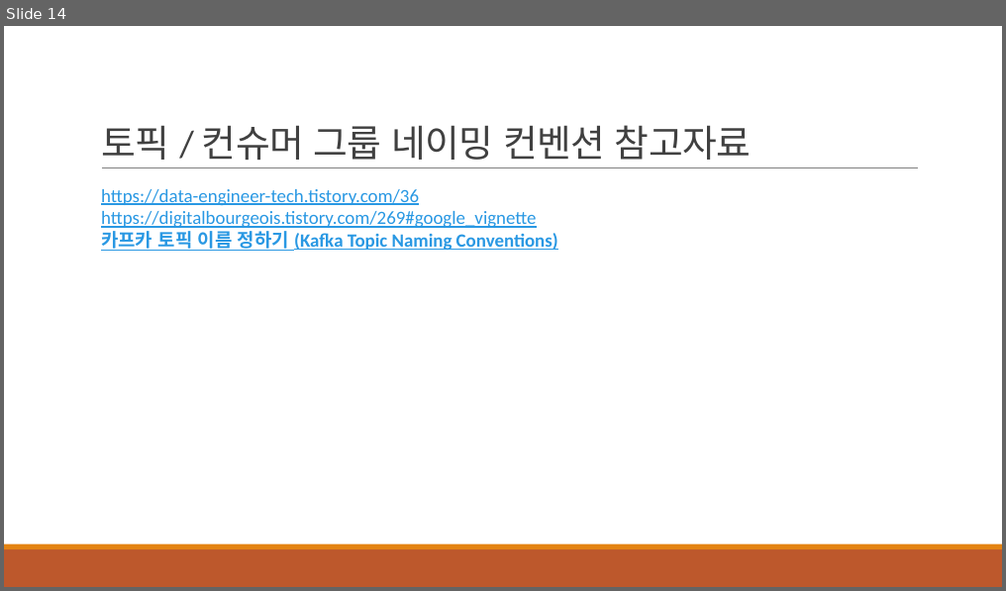
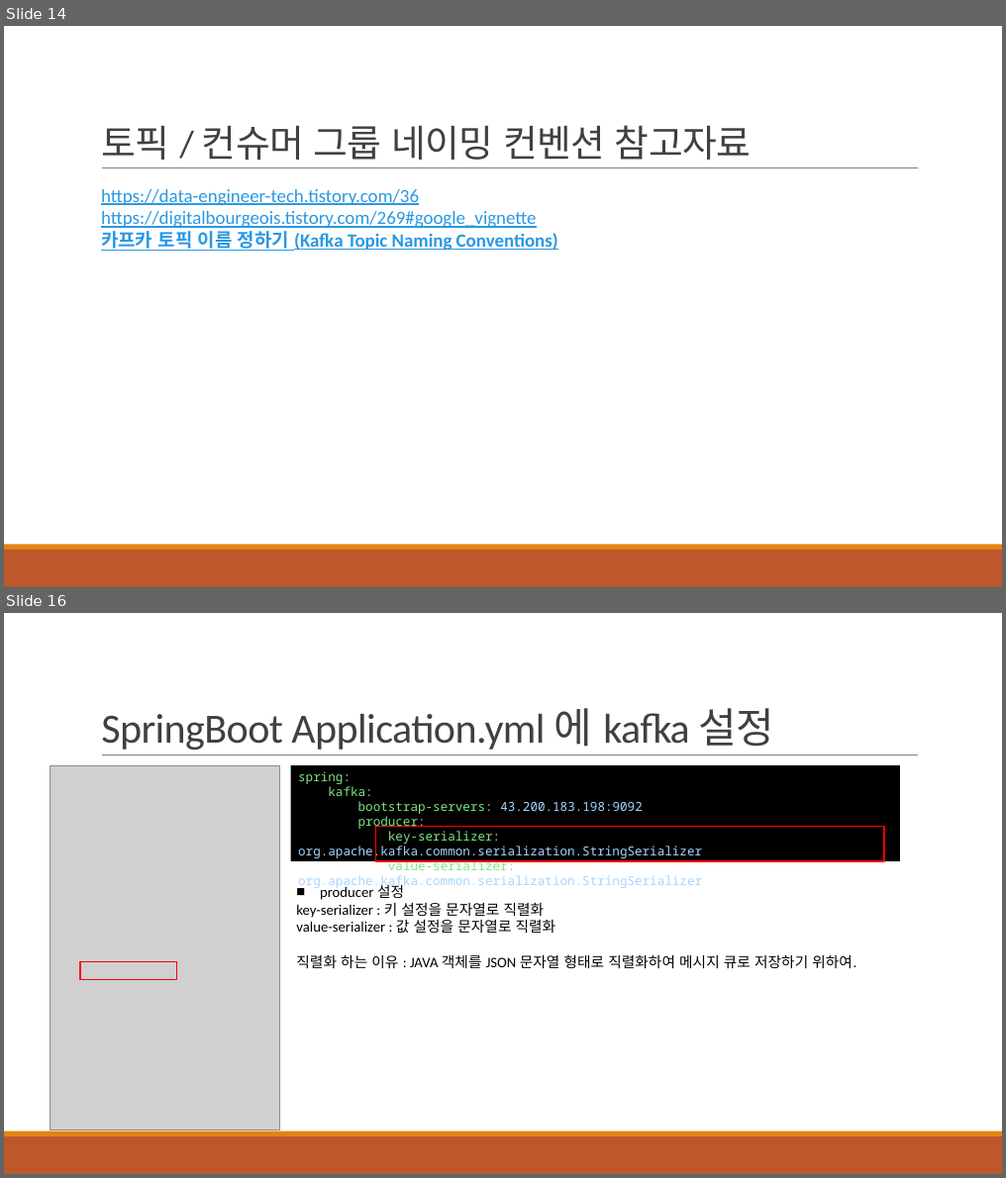
Before and after one commit to khb3025/kafka, a slide deck: ppt/2.Kafka 기본 개념.pptx. Shown one above the other, each under a label of ours: slide 14 before the commit, slides 14 and 16 after it; the slides between them are not shown. The pictures are 1006x591 and 1006x1178 pixels, drawn with LibreOffice and Linux fonts; fonts in the diff are those of the drawing; grey boxes stand for pictures. Boxes give left, top, right and bottom in pixels: in the first picture for what was removed or moved away, otherwise in the second. Text is boxed around its words. In the diff, an @@ line names an element or a change of style, - is before the commit and + after.

Commit message:
feat: SpringBoot(Producer) EmailSend 요청으로 카프카에 메세지 저장하기

```diff
--- a/ppt/2.Kafka 기본 개념.pptx
+++ b/ppt/2.Kafka 기본 개념.pptx
@@ slide 16 added at [4, 613, 1002, 1174], background #FFFFFF; not listed: 3 template elements that a slide beside it also shows @@
@@ title added at [101, 708, 775, 750], 40 pt, text #404040 @@
+SpringBoot Application.yml 에 kafka 설정
@@ picture added at [50, 765, 279, 1131] @@
@@ rectangle added at [291, 765, 900, 861], fill #000000, 12 pt, text #A5D6FF @@
+spring:
+kafka:
+bootstrap-servers: 43.200.183.198:9092
+producer:
+key-serializer: org.apache.kafka.common.serialization.StringSerializer
+value-serializer: org.apache.kafka.common.serialization.StringSerializer
@@ rectangle added at [376, 827, 884, 861], outline #FF0000 1.25 pt @@
@@ text added at [296, 882, 856, 968], 14 pt, text #000000 @@
+■ producer 설정
+key-serializer : 키 설정을 문자열로 직렬화
+value-serializer : 값 설정을 문자열로 직렬화
+직렬화 하는 이유 : JAVA 객체를 JSON 문자열 형태로 직렬화하여 메시지 큐로 저장하기 위하여.
@@ rectangle added at [80, 961, 177, 980], outline #FF0000 1.25 pt @@
```
Also in this commit, not shown: 7 other slides added, 17 other files.
